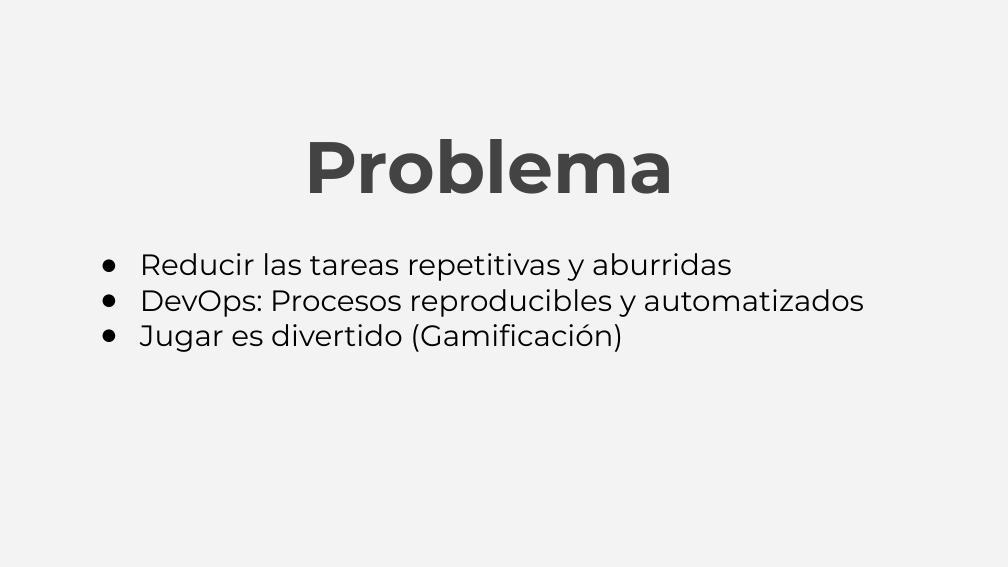
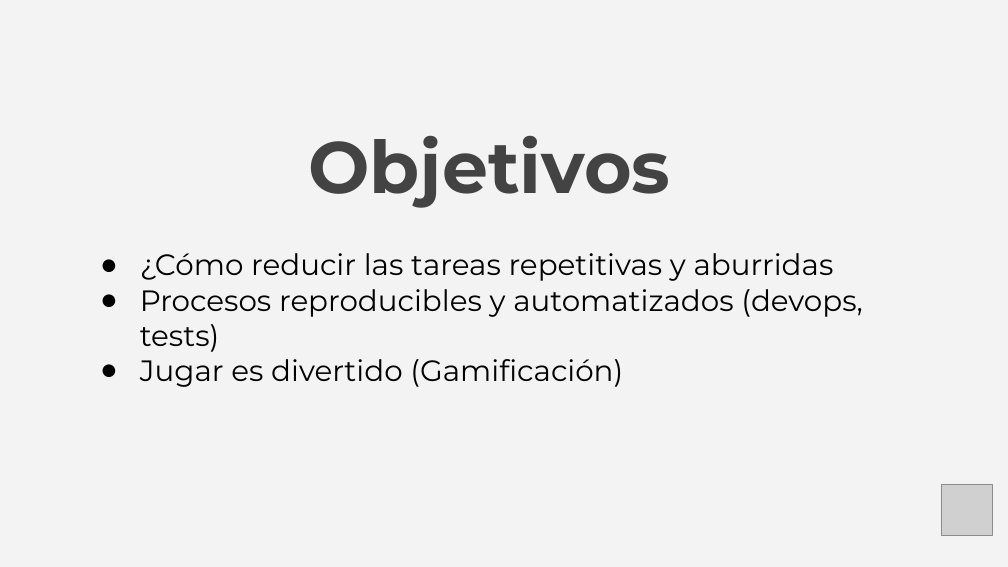
Before and after one commit to dvarrui/charlas, a slide deck: slide 15 of teuton/rubysur.2608/20260819-teuton-rubysur.odp (slide 12 before the commit). Drawn at 1008x567 pixels with LibreOffice and Linux fonts; fonts in the diff are those of the drawing; grey boxes stand for pictures. Boxes give left, top, right and bottom in pixels: in the first picture for what was removed or moved away, otherwise in the second. Text is boxed around its words. In the diff, an @@ line names an element or a change of style, - is before the commit and + after.

```diff
--- a/teuton/rubysur.2608/20260819-teuton-rubysur.odp
+++ b/teuton/rubysur.2608/20260819-teuton-rubysur.odp
@@ title at (x1=308, y1=135, x2=670, y2=208): text changed @@
-Problema
+Objetivos
@@ subtitle at (x1=140, y1=253, x2=863, y2=352): text changed @@
-● Reducir las tareas repetitivas y aburridas
-● DevOps: Procesos reproducibles y automatizados
+● ¿Cómo reducir las tareas repetitivas y aburridas
+● Procesos reproducibles y automatizados (devops, tests)
@@ picture added at (x1=941, y1=485, x2=993, y2=536) @@
```
Also in this commit, not shown: 18 other slides changed, 3 slides added, 2 slides removed, 1 other file.
